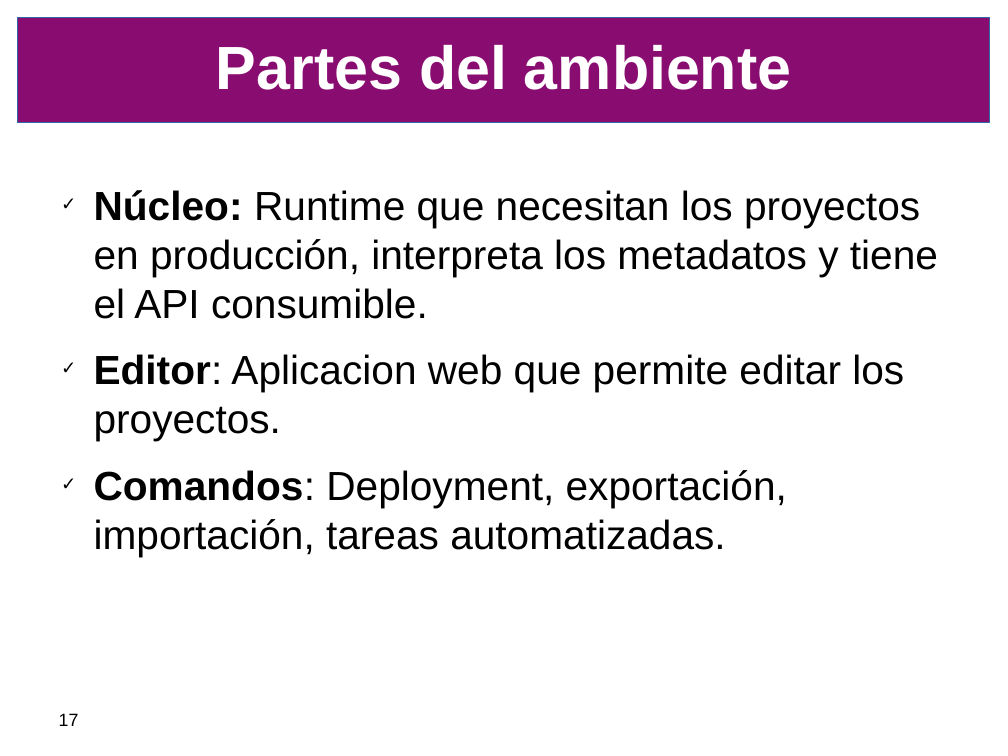
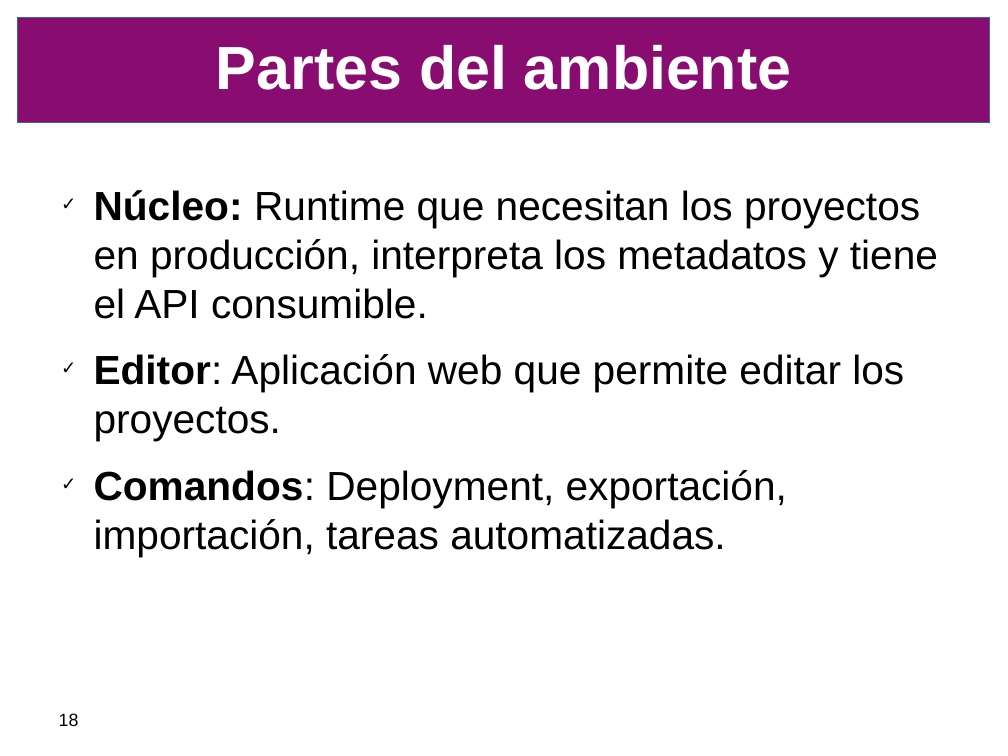
Before and after one commit to SIU-Toba/framework, a slide deck: slide 18 of doc/presentacion/CafeConf2006.odp (slide 17 before the commit). Drawn at 1008x756 pixels with LibreOffice and Linux fonts; fonts in the diff are those of the drawing; background and template pictures are left out. Boxes give left, top, right and bottom in pixels: in the first picture for what was removed or moved away, otherwise in the second. Text is boxed around its words. In the diff, an @@ line names an element or a change of style, - is before the commit and + after.

```diff
--- a/doc/presentacion/CafeConf2006.odp
+++ b/doc/presentacion/CafeConf2006.odp
@@ text at bbox=[94, 354, 904, 441]: text changed @@
-✓ Editor: Aplicacion web que permite editar los proyectos.
+✓ Editor: Aplicación web que permite editar los proyectos.
@@ page number at bbox=[59, 713, 79, 726]: text changed @@
-17
+18
```
Also in this commit, not shown: 8 other slides changed, 1 slide added.
